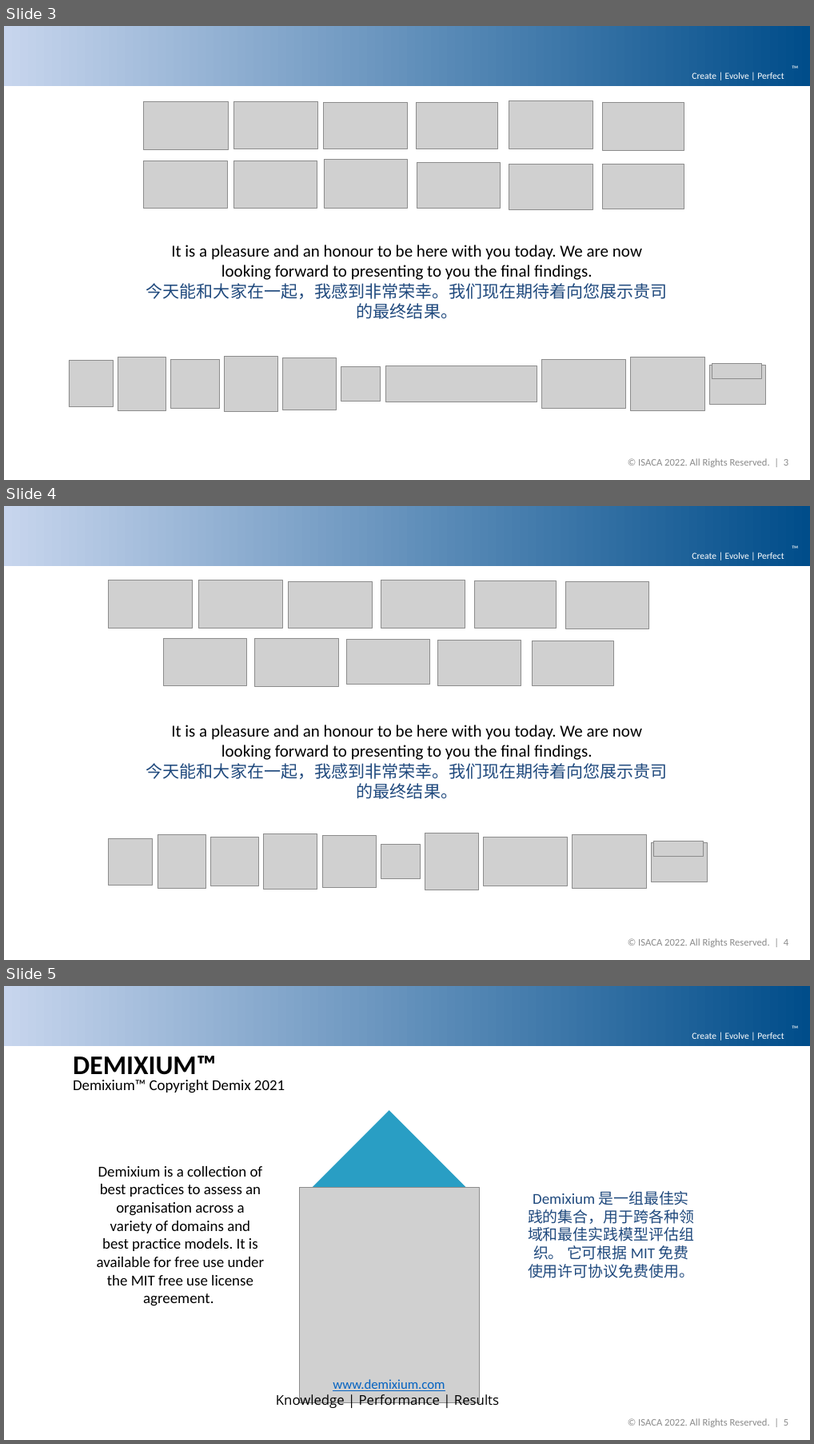
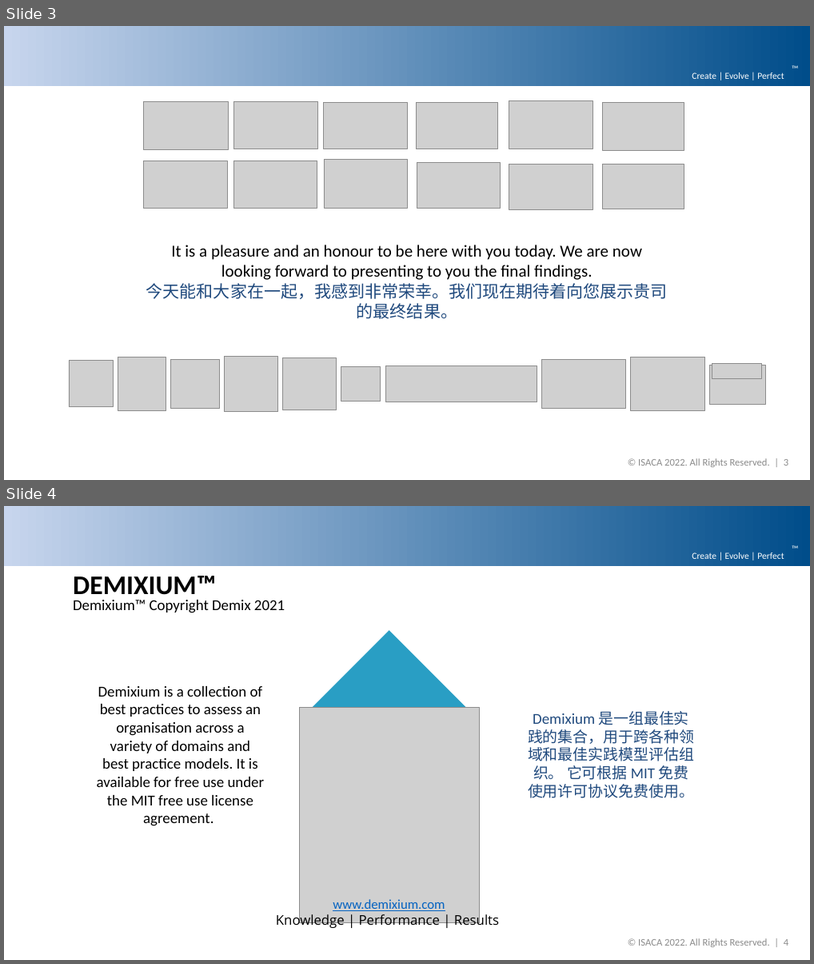
Before and after one commit to DemixTech/CMMITools, a slide deck: 2021-04-12to04-16 (A5) C53517 SoftMARS/30_13v01_MarsBaseAlpha_FinalFindings.pptx. Shown one above the other, each under a label of ours: slides 3, 4 and 5 before the commit, slides 3 and 4 after it. The pictures are 814x1444 and 814x964 pixels, drawn with LibreOffice and Linux fonts; fonts in the diff are those of the drawing; grey boxes stand for pictures; background and template pictures are left out. Boxes give left, top, right and bottom in pixels: in the first picture for what was removed or moved away, otherwise in the second. Text is boxed around its words. In the diff, an @@ line names an element or a change of style, - is before the commit and + after.

```diff
--- a/2021-04-12to04-16 (A5) C53517 SoftMARS/30_13v01_MarsBaseAlpha_FinalFindings.pptx
+++ b/2021-04-12to04-16 (A5) C53517 SoftMARS/30_13v01_MarsBaseAlpha_FinalFindings.pptx
@@ slide 4 removed at (x1=4, y1=506, x2=810, y2=960), background #FFFFFF; not listed: 4 template elements that a slide beside it also shows @@
@@ picture removed at (x1=108, y1=580, x2=192, y2=628) @@
@@ picture removed at (x1=198, y1=580, x2=283, y2=628) @@
@@ picture removed at (x1=288, y1=581, x2=373, y2=628) @@
@@ picture removed at (x1=382, y1=580, x2=466, y2=628) @@
@@ picture removed at (x1=475, y1=580, x2=557, y2=628) @@
@@ picture removed at (x1=566, y1=581, x2=650, y2=628) @@
@@ picture removed at (x1=163, y1=638, x2=246, y2=686) @@
@@ picture removed at (x1=255, y1=638, x2=338, y2=686) @@
@@ picture removed at (x1=347, y1=639, x2=430, y2=684) @@
@@ picture removed at (x1=438, y1=640, x2=522, y2=686) @@
@@ picture removed at (x1=532, y1=640, x2=614, y2=686) @@
@@ text removed at (x1=146, y1=724, x2=668, y2=799) @@
-It is a pleasure and an honour to be here with you today. We are now looking forward to presenting to you the final findings.
-今天能和大家在一起，我感到非常荣幸。我们现在期待着向您展示贵司的最终结果。
@@ picture removed at (x1=108, y1=838, x2=152, y2=884) @@
@@ picture removed at (x1=158, y1=835, x2=206, y2=888) @@
@@ picture removed at (x1=211, y1=837, x2=259, y2=885) @@
@@ picture removed at (x1=263, y1=833, x2=318, y2=889) @@
@@ picture removed at (x1=322, y1=835, x2=376, y2=887) @@
@@ picture removed at (x1=425, y1=832, x2=479, y2=889) @@
@@ picture removed at (x1=484, y1=837, x2=568, y2=885) @@
@@ picture removed at (x1=573, y1=835, x2=646, y2=888) @@
@@ picture removed at (x1=654, y1=841, x2=704, y2=856) @@
@@ picture removed at (x1=381, y1=844, x2=420, y2=878) @@
@@ picture removed at (x1=651, y1=843, x2=707, y2=882) @@
@@ what was slide 5 is now slide 4 @@
@@ text at (x1=638, y1=938, x2=789, y2=947): text changed @@
-© ISACA 2022. All Rights Reserved. | 5
+© ISACA 2022. All Rights Reserved. | 4
```
Also in this commit, not shown: 8 slides changed, 16 other files.
